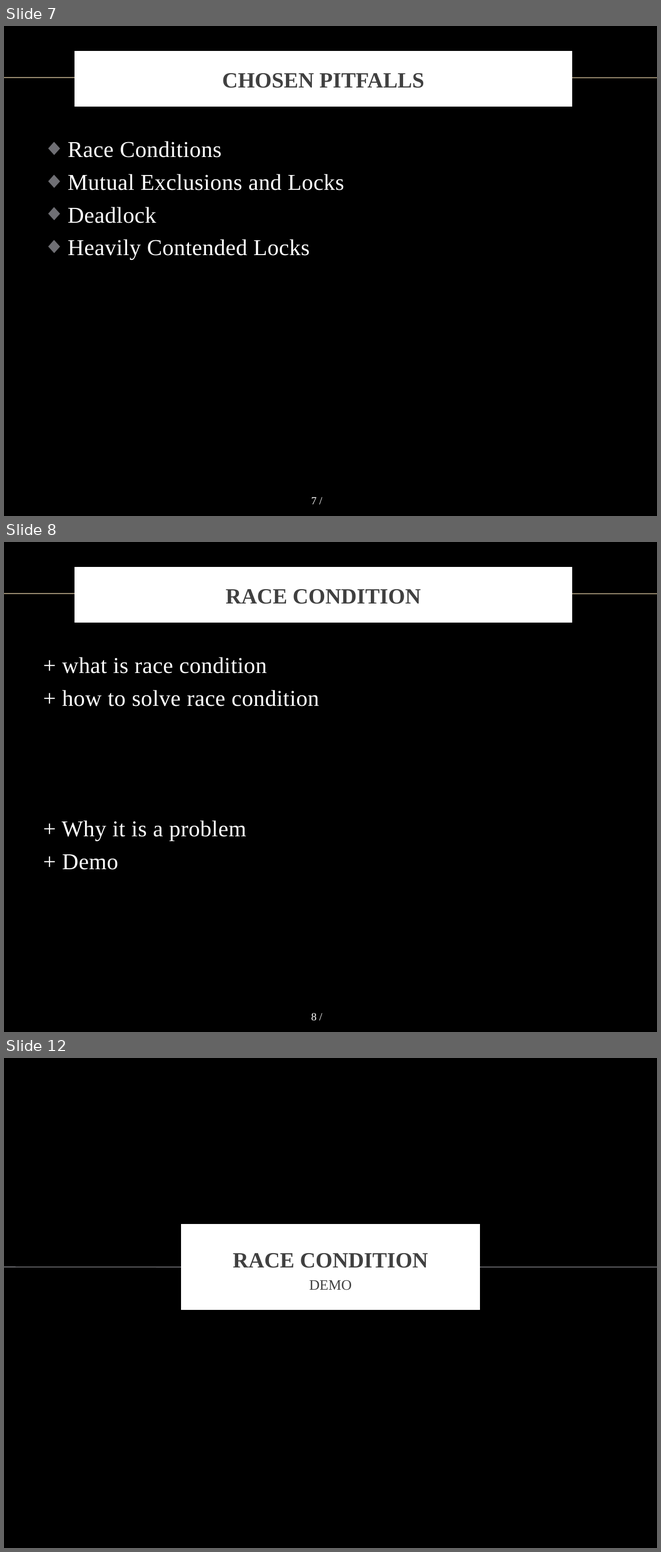
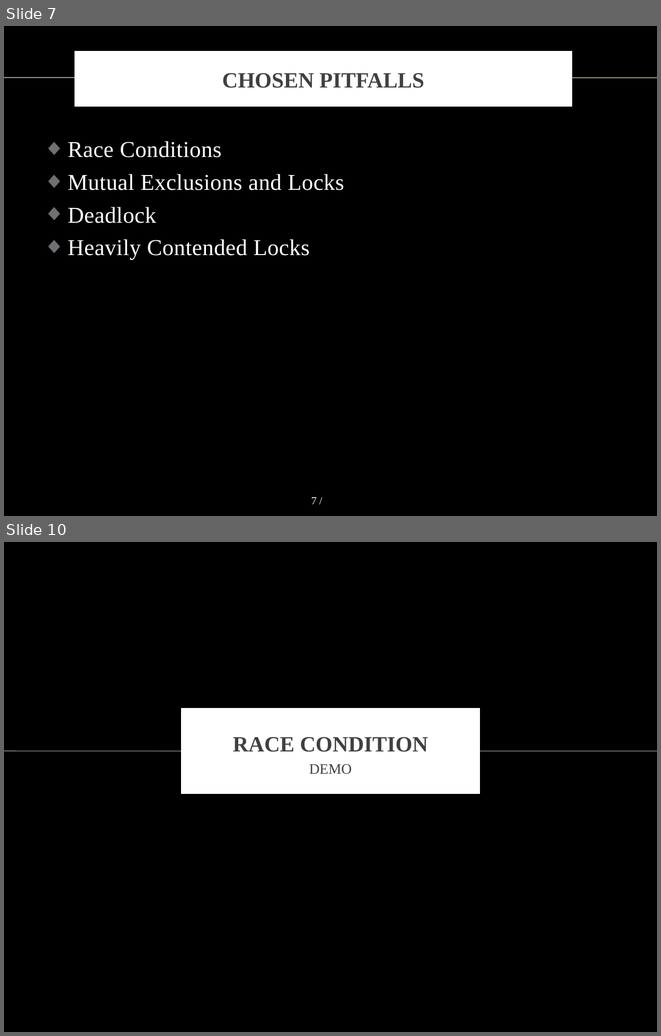
Before and after one commit to vong-srey/Paravantage, a slide deck: Presentation.pptx. Shown one above the other, each under a label of ours: slides 7, 8 and 12 before the commit, slides 7 and 10 after it; the slides between them are not shown. The pictures are 661x1552 and 661x1036 pixels, drawn with LibreOffice and Linux fonts; fonts in the diff are those of the drawing; background and template pictures are left out. Boxes give left, top, right and bottom in pixels: in the first picture for what was removed or moved away, otherwise in the second. Text is boxed around its words. In the diff, an @@ line names an element or a change of style, - is before the commit and + after.

```diff
--- a/Presentation.pptx
+++ b/Presentation.pptx
@@ slide 8 removed at (x1=4, y1=542, x2=657, y2=1032), background picture (left out); not listed: 2 template elements that a slide beside it also shows @@
@@ title removed at (x1=77, y1=570, x2=570, y2=620) @@
-RACE CONDITION
@@ text removed at (x1=62, y1=657, x2=319, y2=870) @@
-+ what is race condition
-+ how to solve race condition
-+ Why it is a problem
-+ Demo
@@ what was slide 12 is now slide 10 @@
```
Also in this commit, not shown: 7 slides changed, 2 other slides removed.
